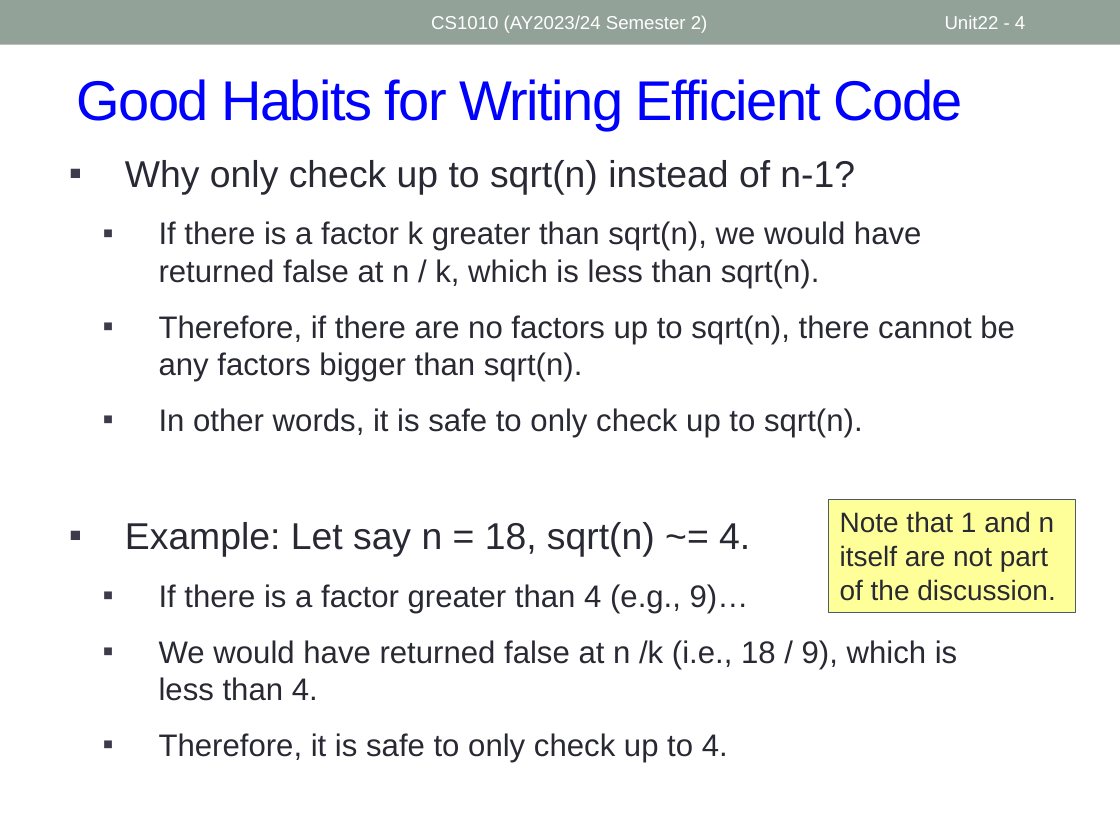
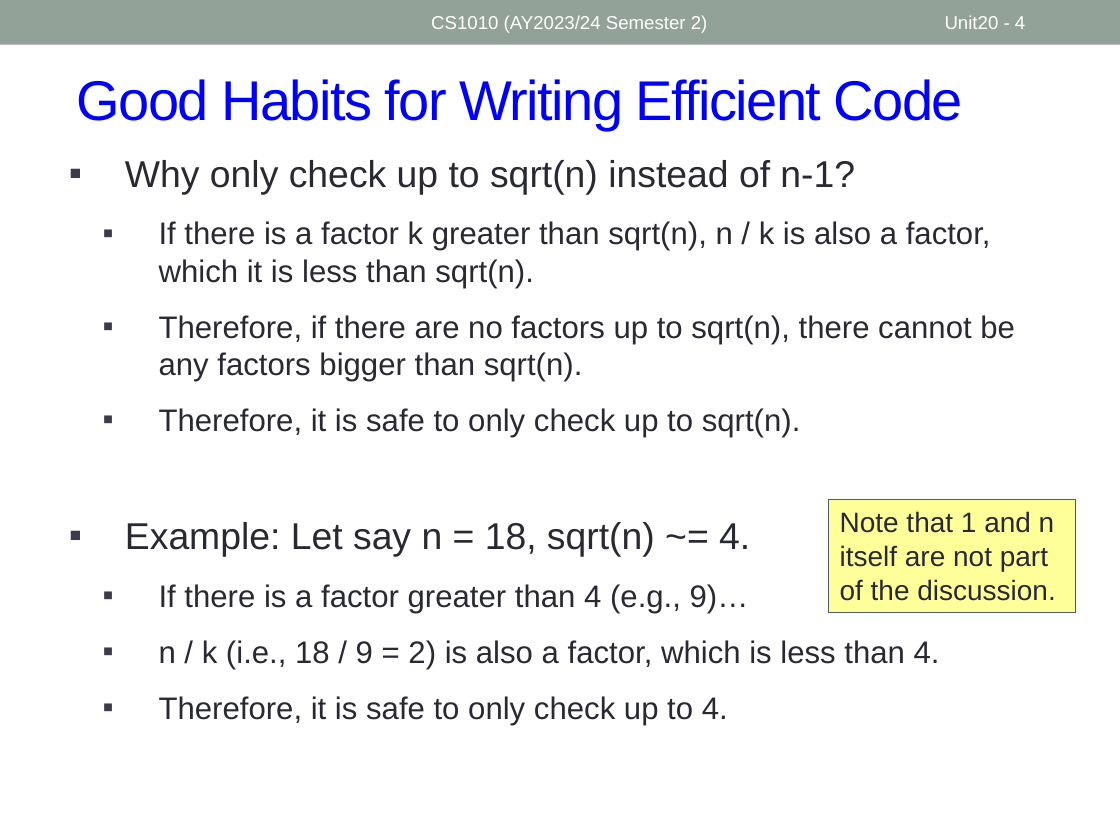
Before and after one commit to nus-cs1010-2425-s2/website, a slide deck: slide 4 of slides/Unit20_Efficiency.pptx. Drawn at 1120x840 pixels with LibreOffice and Linux fonts; fonts in the diff are those of the drawing. Boxes give left, top, right and bottom in pixels: in the first picture for what was removed or moved away, otherwise in the second. Text is boxed around its words. In the diff, an @@ line names an element or a change of style, - is before the commit and + after.

```diff
--- a/slides/Unit20_Efficiency.pptx
+++ b/slides/Unit20_Efficiency.pptx
@@ page number at (945, 15, 1025, 29): text changed @@
-Unit22 - 4
+Unit20 - 4
@@ text at (159, 221, 991, 288): text changed @@
-  ▪ If there is a factor k greater than sqrt(n), we would have returned false at n / k, which is less than sqrt(n).
+  ▪ If there is a factor k greater than sqrt(n), n / k is also a factor, which it is less than sqrt(n).
@@ text at (159, 408, 801, 438): text changed @@
-  ▪ In other words, it is safe to only check up to sqrt(n).
+  ▪ Therefore, it is safe to only check up to sqrt(n).
@@ text at (159, 640, 940, 669): text changed @@
-  ▪ We would have returned false at n /k (i.e., 18 / 9), which is less than 4.
+  ▪ n / k (i.e., 18 / 9 = 2) is also a factor, which is less than 4.
```
Also in this commit, not shown: 8 other slides changed, 1 slide added, 4 other files.
